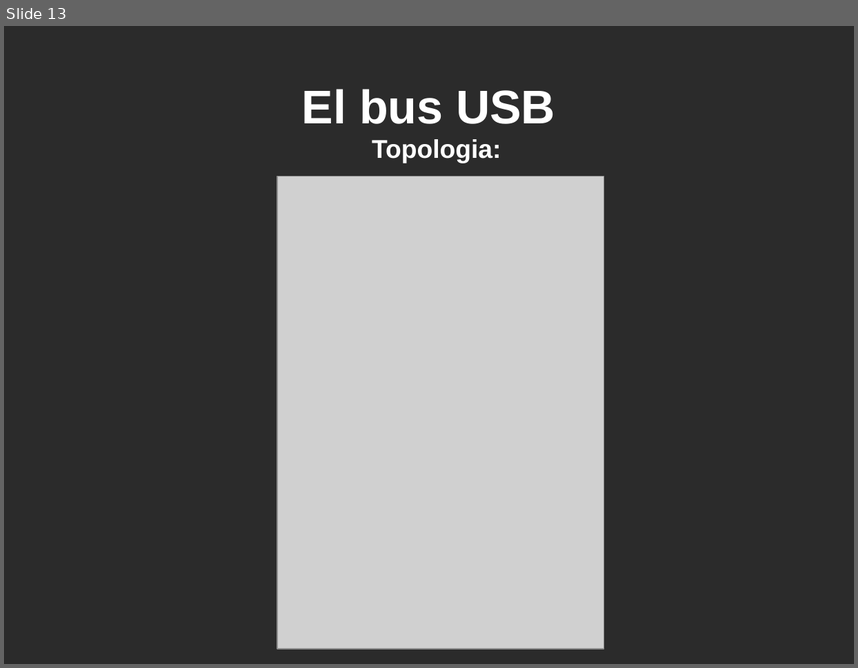
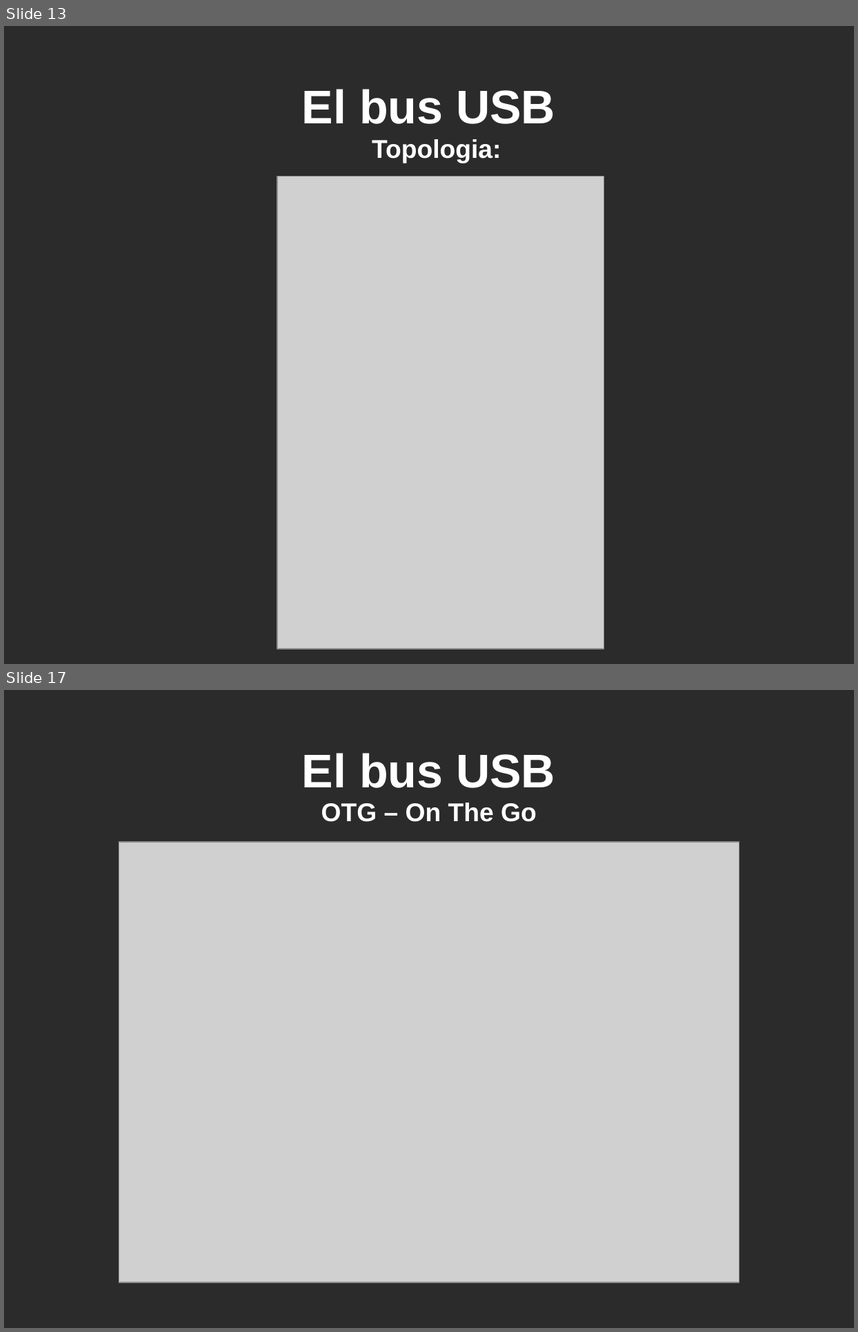
Before and after one commit to martinribelotta/curso_cm3_2011_docs, a slide deck: Curso Cortex M3 UTN Dia2.odp. Shown one above the other, each under a label of ours: slide 13 before the commit, slides 13 and 17 after it; the slides between them are not shown. The pictures are 858x668 and 858x1332 pixels, drawn with LibreOffice and Linux fonts; fonts in the diff are those of the drawing; grey boxes stand for pictures; background and template pictures are left out; a plain dark background stands for a picture behind light text. Boxes give left, top, right and bottom in pixels: in the first picture for what was removed or moved away, otherwise in the second. Text is boxed around its words. In the diff, an @@ line names an element or a change of style, - is before the commit and + after.

```diff
--- a/Curso Cortex M3 UTN Dia2.odp
+++ b/Curso Cortex M3 UTN Dia2.odp
@@ slide 17 added at bbox=[4, 690, 854, 1328], background picture (left out) @@
@@ title added at bbox=[302, 753, 555, 788], 44 pt, text #FFFFFF, bold @@
+El bus USB
@@ title added at bbox=[321, 802, 537, 822], 24 pt, text #FFFFFF, bold @@
+OTG – On The Go
@@ picture added at bbox=[119, 842, 740, 1283] @@
```
Also in this commit, not shown: 2 slides changed, 15 other slides added, 1 other file.
